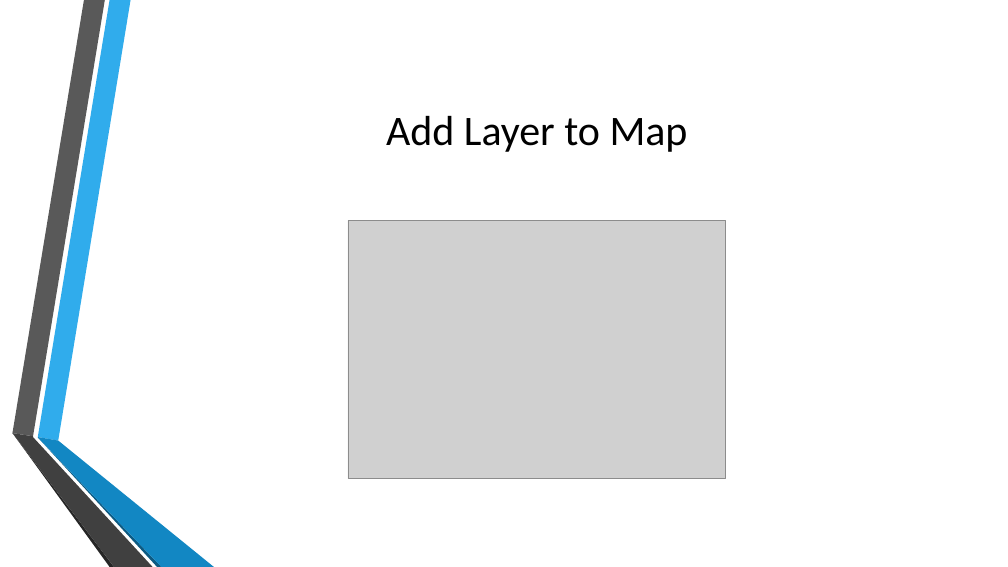
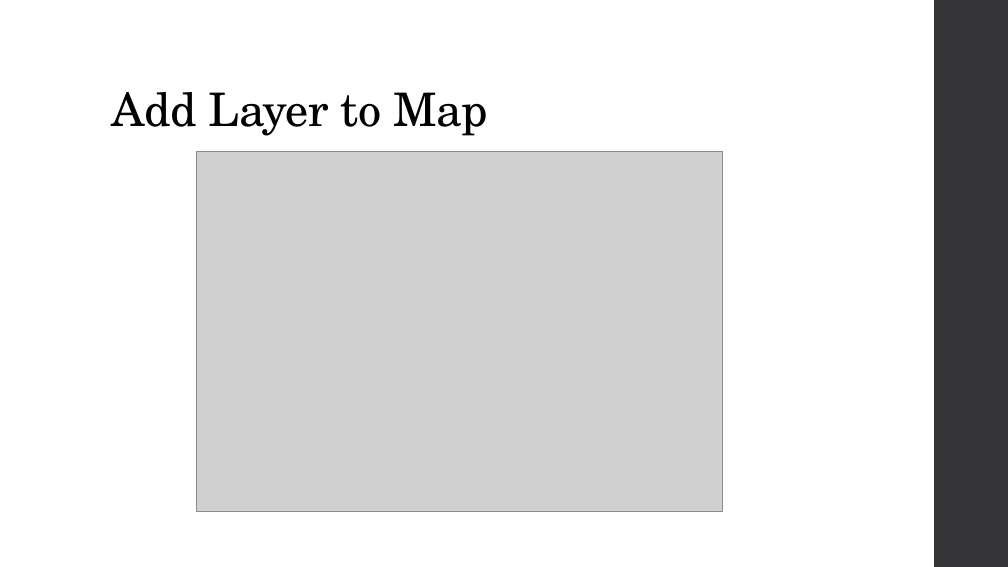
Before and after one commit to MGIS-UMN/GIS5577_week5, a slide deck: slide 32 of Spatial_Databases.odp. Drawn at 1008x567 pixels with LibreOffice and Linux fonts; fonts in the diff are those of the drawing; grey boxes stand for pictures; background and template pictures are left out. Boxes give left, top, right and bottom in pixels: in the first picture for what was removed or moved away, otherwise in the second. Text is boxed around its words. In the diff, an @@ line names an element or a change of style, - is before the commit and + after.

```diff
--- a/Spatial_Databases.odp
+++ b/Spatial_Databases.odp
@@ freeform shape added at (x1=934, y1=0, x2=1008, y2=567), fill #353537 @@
@@ title "Add Layer to Map" moved from (x1=386, y1=116, x2=688, y2=152) to (x1=112, y1=92, x2=488, y2=136) @@
@@ title "Add Layer to Map" at (x1=112, y1=92, x2=488, y2=136): size 40 to 44 pt, font Calibri to TeX Gyre Schola, letter spacing 0 to -0.5 pt; alignment centre to left; line spacing 1 to 0.9; vertical alignment middle to bottom @@
@@ picture resized from (x1=348, y1=221, x2=726, y2=479) to (x1=197, y1=151, x2=723, y2=511) @@
@@ group removed at (x1=12, y1=0, x2=214, y2=567): 6 freeform shapes @@
```
Also in this commit, not shown: 40 other slides changed.
